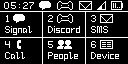
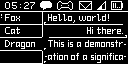
Layers edited between the first and the second 128px x 64px image:
painted on "Signal" over [0,12,127,64]
hid "Cell borders" over [0,12,128,64]
hid "App selection" over [5,14,119,61]
painted on "Status bar" over [4,1,52,10]
